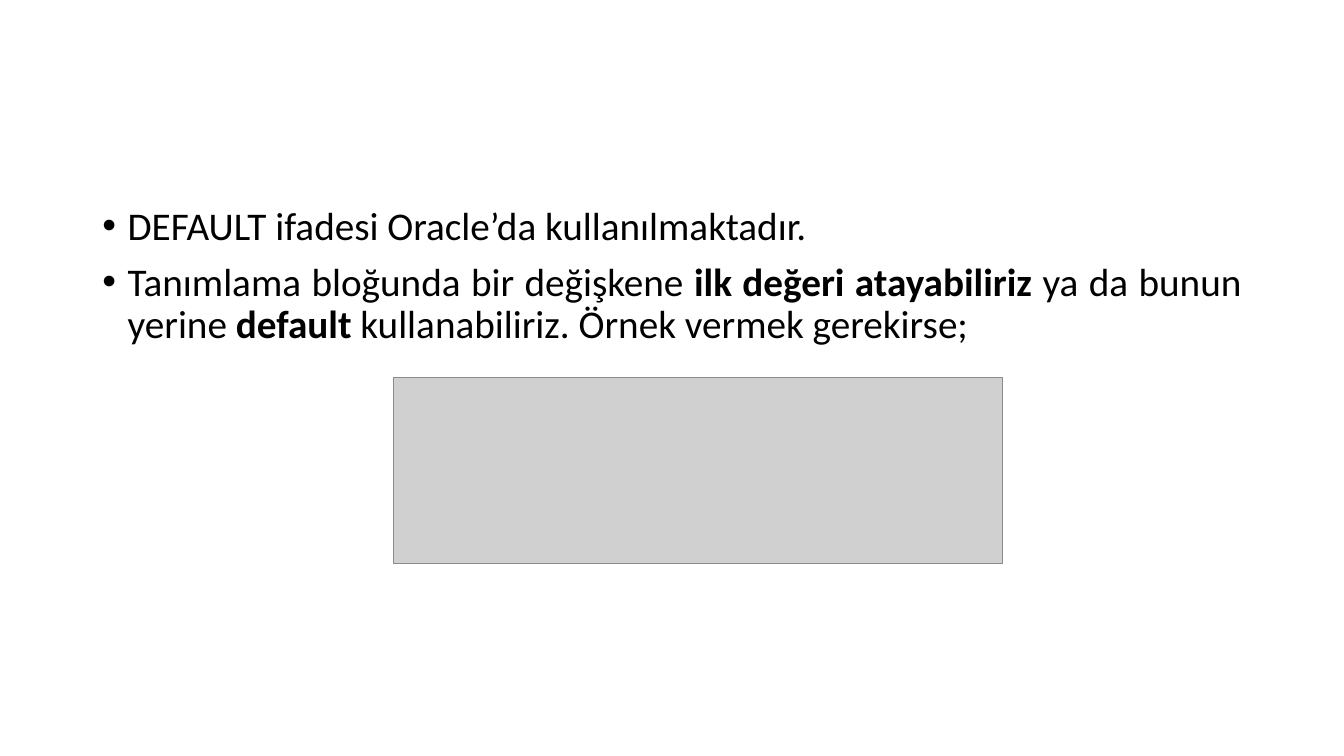
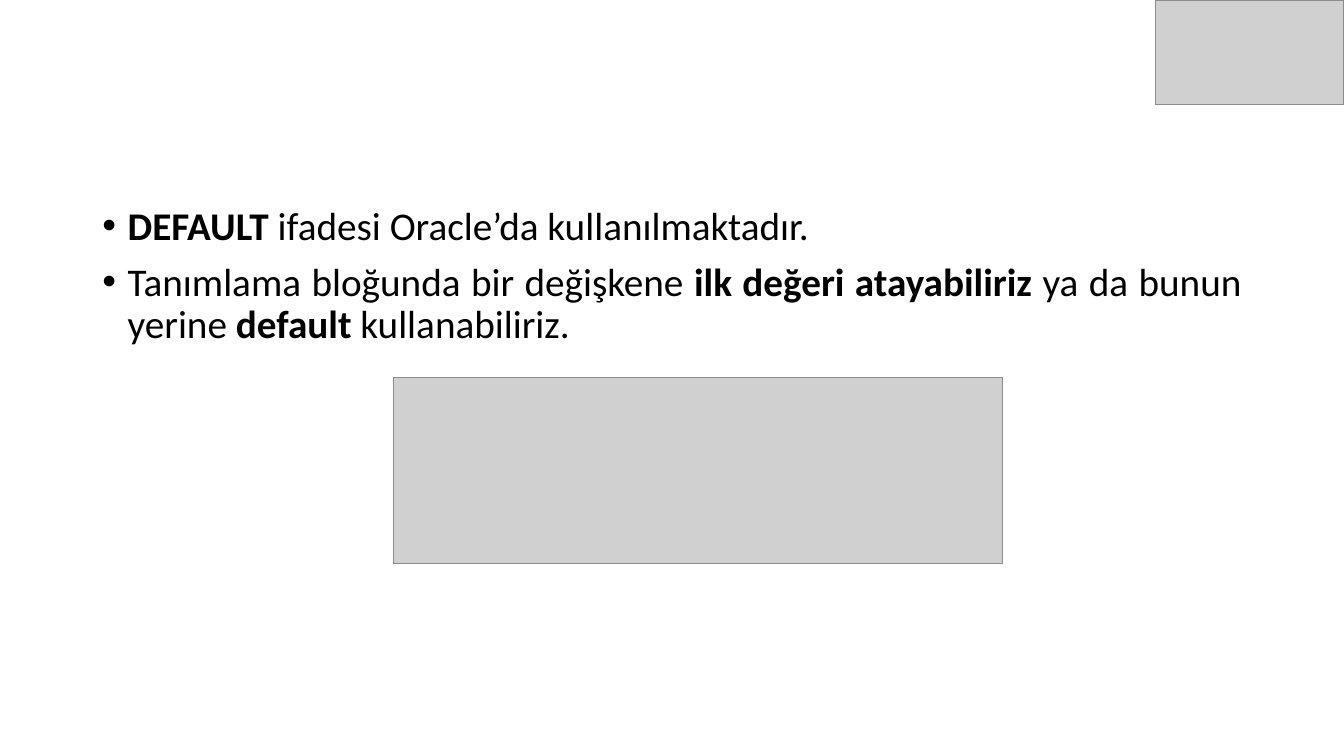
Before and after one commit to SevdanurGENC/Oracle-DB-SQL-Developer-Lecture-Notes, a slide deck: slide 10 of Slides/Oracle DB & SQL Developer - Bolum II.pptx. Drawn at 1344x756 pixels with LibreOffice and Linux fonts; fonts in the diff are those of the drawing; grey boxes stand for pictures. Boxes give left, top, right and bottom in pixels: in the first picture for what was removed or moved away, otherwise in the second. Text is boxed around its words. In the diff, an @@ line names an element or a change of style, - is before the commit and + after.

```diff
--- a/Slides/Oracle DB & SQL Developer - Bolum II.pptx
+++ b/Slides/Oracle DB & SQL Developer - Bolum II.pptx
@@ picture added at box(1156, 0, 1344, 105) @@
@@ text at box(128, 212, 808, 241): bold on in "DEFAULT" @@
@@ text at box(128, 268, 1242, 345): text changed @@
-• Tanımlama bloğunda bir değişkene ilk değeri atayabiliriz ya da bunun yerine default kullanabiliriz. Örnek vermek gerekirse;
+• Tanımlama bloğunda bir değişkene ilk değeri atayabiliriz ya da bunun yerine default kullanabiliriz.
```
Also in this commit, not shown: 9 other slides changed, 2 other files.
